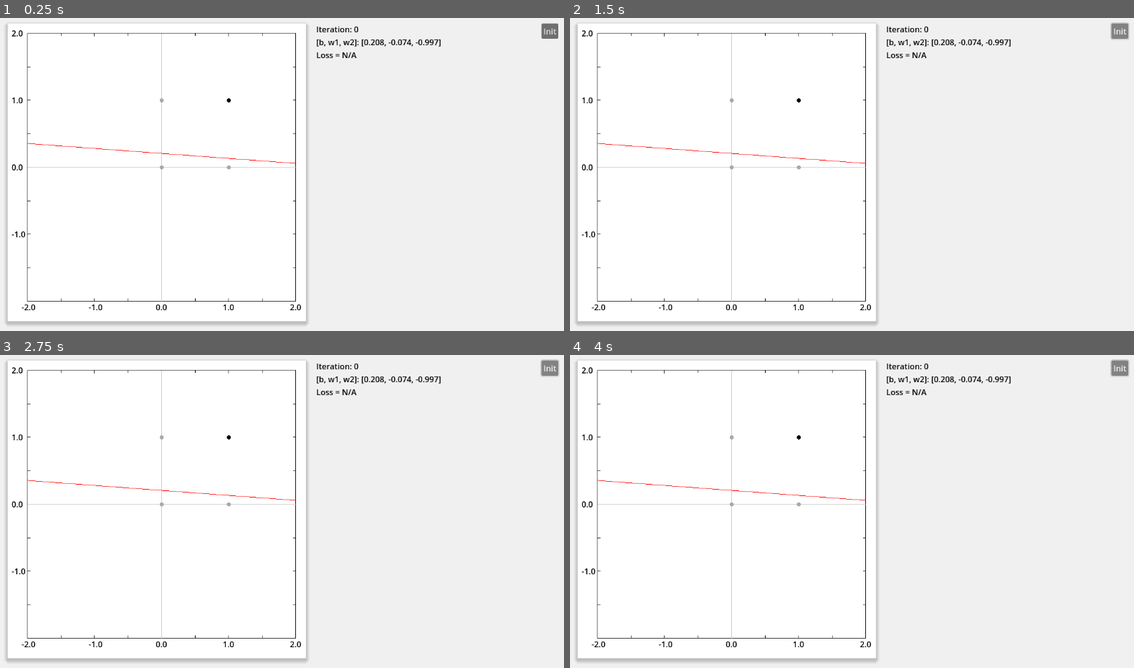
Above: before the commit, frames 1-4 (two rows, left to right).
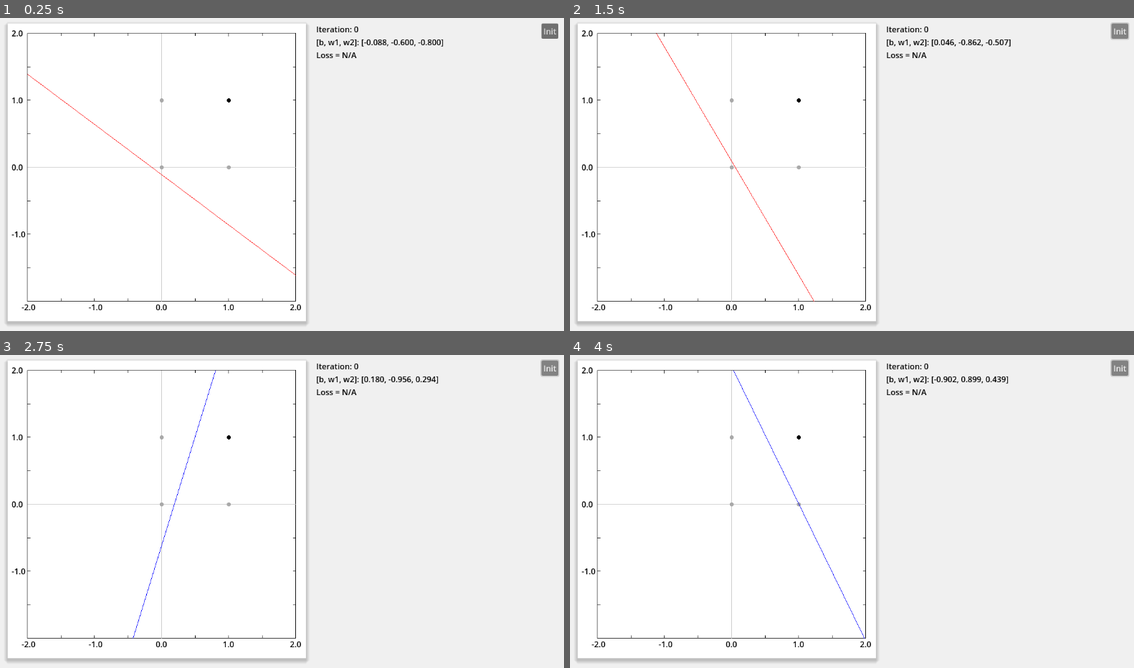
Above: after the commit, the same moments.

Repository: vivisuke/VisualFCL
Game: Godot game, scene res://fc1layer_scene.tscn
Two runs of this game, one before a commit and one after it. Both use one fixed random seed, a clock stepped at 60 frames per second and the inputs below.
Inputs:
- Up to frame 1 (0.25 s): no input
- Up to frame 2 (1.5 s): click "Init" at 0.5 s; click "Init" at 1.25 s
- Up to frame 3 (2.75 s): click "Init" at 2 s
- Up to frame 4 (4 s): tap Enter at 2.75 s; tap Space at 3.5 s

The runs differ from the first frame. In frame 1, 0.5% of the frame differs, in the area x 4-79%, y 6-83%; in frame 2, 0.4%; in frame 3, 0.4%; in frame 4, 0.4%.

Commit message:
0016 ◎ C 06/13 06/13 0.001│ToDo│[Init] ボタン押下処理

Diff:
--- a/VisualFCL/fc1layer_scene.tscn
+++ b/VisualFCL/fc1layer_scene.tscn
@@ -48,3 +48,5 @@
 offset_right = 1132.0
 offset_bottom = 55.0
 text = "Init"
+
+[connection signal="pressed" from="InitButton" to="." method="_on_init_button_pressed"]
--- a/VisualFCL/scripts/fc1layer_scene.gd
+++ b/VisualFCL/scripts/fc1layer_scene.gd
@@ -1,9 +1,21 @@
 extends Node2D
 
+enum {
+	OP_AND = 0, OP_OR, OP_NAND,
+	OP_GT,		# x1 > x2
+	OP_XOR,
+}
+var ALPHA = 0.1			# 学習率
+var round = 0						# ラウンド数
+var ope = OP_AND
 var vec_weight = [0.0, 0.7, 0.7]			# [b, w1, w2] 重みベクター
 
 # Called when the node enters the scene tree for the first time.
 func _ready():
+	init()
+	pass # Replace with function body.
+func init():
+	round = 0
 	# 重みベクター初期化
 	vec_weight[0] = sin(randf_range(0.0, 2*PI))
 	var th = randf_range(0.0, 2*PI)
@@ -12,9 +24,9 @@
 	$WeightLabel.text = "[b, w1, w2]: [%.3f, %.3f, %.3f]" % vec_weight
 	$GraphRect.vec_weight = vec_weight
 	$GraphRect.queue_redraw()
-	pass # Replace with function body.
-
-
 # Called every frame. 'delta' is the elapsed time since the previous frame.
 func _process(delta):
 	pass
+func _on_init_button_pressed():
+	init()
+	pass # Replace with function body.
Not shown, changed: VisualFCL.spr
